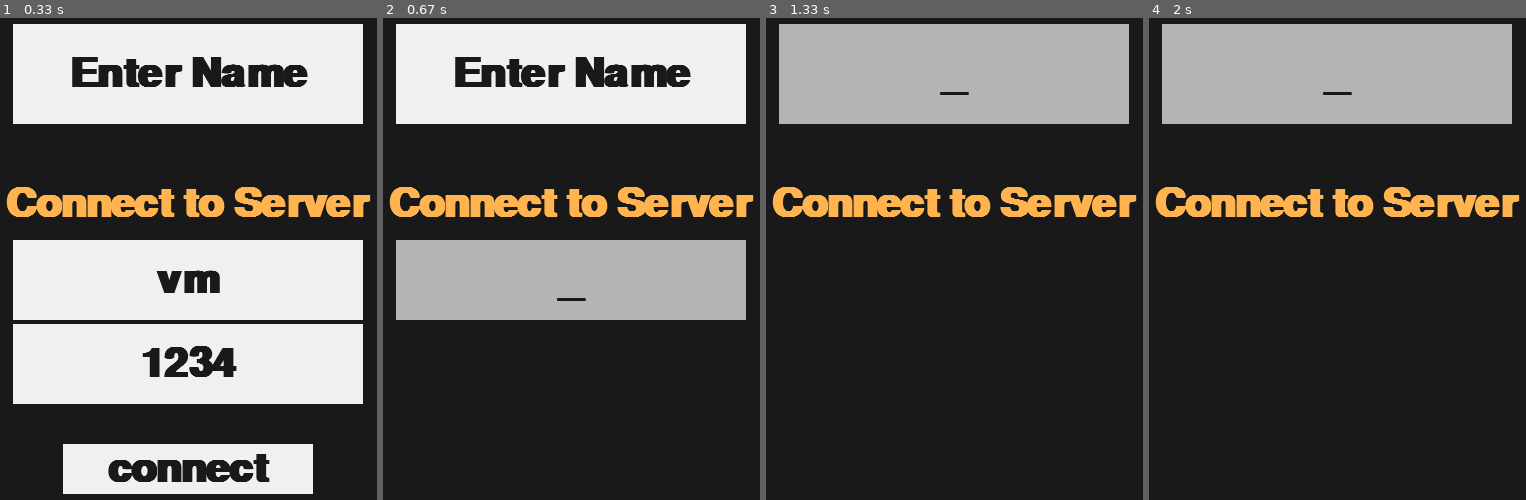
Above: before the commit, frames 1-4 (left to right).
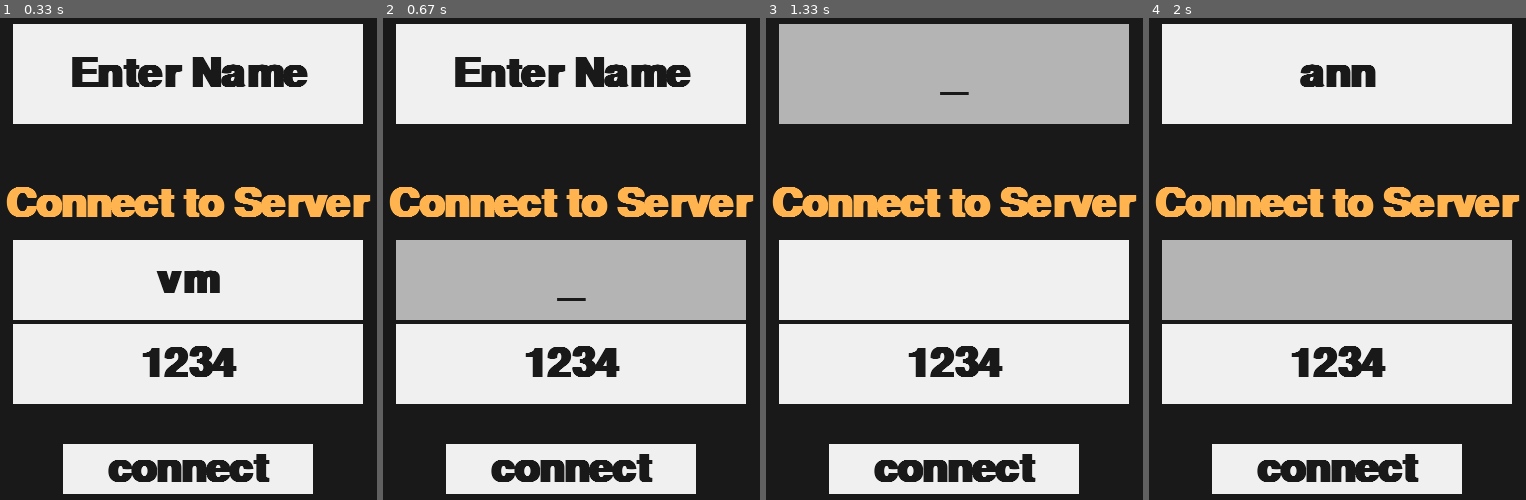
Above: after the commit, the same moments.

Repository: BLSchaf/small__projects
Game: pygame game, started from chat/chat.py
The game is run twice, just before and just after one commit, with the same random seed, the same clock (stepped at 60 frames per second) and the same inputs.
Inputs (mouse positions are in pixels of both pictures, inside the frame that each line leads up to):
- Up to frame 1 (0.33 s): no input
- Up to frame 2 (0.67 s): press the mouse at (571, 278) at 0.37 s; move the mouse to (499, 340) at 0.47 s; release the mouse at (432, 403) at 0.6 s
- Up to frame 3 (1.33 s): tap Enter at 0.67 s; press the mouse at (954, 75) at 1.03 s; move the mouse to (916, 283) at 1.13 s; release the mouse at (879, 490) at 1.27 s
- Up to frame 4 (2 s): type "an" at 1.33 s; type "n" at 1.67 s; press the mouse at (1337, 75) at 1.87 s; tap Enter at 1.87 s; move the mouse to (1329, 278) at 1.97 s

Frame 1 is identical in both runs. In frame 2, 20% of the frame differs, in the area x 3-97%, y 63-99%; in frame 3, 35%; in frame 4, 55%, in the area x 3-97%, y 1-99%.

Commit message:
Add files via upload

Diff:
--- a/chat/chat.py
+++ b/chat/chat.py
@@ -2,6 +2,7 @@
 import sys
 import os
 import socket
+import errno
 
 
 # Socket Stuff
@@ -44,40 +45,46 @@
                and self.y <= mouse[1] <= self.y + self.h
 
 
-    def render_font(self):
+    def render_font(self, align):
         self.label = self.font.render(self.msg, 1, (25,25,25))
         self.label_rect = self.label.get_rect()
-        self.label_rect.center = ((self.x+(self.w//2)),
-                                  (self.y+(self.h//2)))
+        if not align:
+            self.label_rect.center = ((self.x+(self.w//2)),
+                                      (self.y+(self.h//2)))
+        if align == 'left':
+            self.label_rect.midleft = (self.x+20,
+                                      (self.y+(self.h//2)))
 
         self.window.blit(self.label, self.label_rect)
 
 
-    def draw(self):
+    def draw(self, align=None):
         if self.check():
             pygame.draw.rect(self.window, self.ac, self.rect)
         else:
             pygame.draw.rect(self.window, self.ic, self.rect)
 
-        self.render_font()
-
-
-    def draw_clicked(self):
+        self.render_font(align)
+
+
+    def draw_clicked(self, align=None):
         pygame.draw.rect(self.window, self.ac,
-                             (self.x, self.y, self.w, self.h))
-        self.render_font()
+                         (self.x, self.y, self.w, self.h))
+
+        self.render_font(align)
 
 
     def is_clicked(self, action=None, args=None):
-        if self.check() and pygame.mouse.get_pressed()[0] == 1:
+        if self.check():
             if args:
                 action(*args)
             else:
                 action()
-
-
-
-def typing(button, limit=280):
+            return True
+
+
+
+def typing(button, align=None, limit=280):
     typing = True
     message = ''
 
@@ -101,7 +108,7 @@
                         message += event.unicode
 
             button.msg = message + '_'
-            button.draw_clicked()
+            button.draw_clicked(align)
             pygame.display.update(button.rect)
 
 
@@ -114,10 +121,13 @@
 
         username_header = f'{len(username):<{HEADERSIZE}}'.encode('utf-8')
         client_socket.send(username_header + username.encode('utf-8'))
-        chat(client_socket)
+        print('Successfully Connected...')
 
     except:
         print('Connection failed!')
+        return None
+
+    chat(client_socket)
 
 
 def menu():
@@ -161,6 +171,12 @@
 
 
         # Buttons n stuff ----------------------------------------- #
+        username_button.draw()
+        ip_button.draw()
+        port_button.draw()
+        connect_button.draw()
+
+        # Events n stuff ------------------------------------------ #
         for event in pygame.event.get():
             if event.type == pygame.QUIT:
                 pygame.quit()
@@ -173,26 +189,14 @@
 
 
 
-        username_button.draw()
-        username_button.is_clicked(action=typing, args=(username_button, 20))
-
-        ip_button.draw()
-        ip_button.is_clicked(action=typing, args=(ip_button, 12))
-
-        port_button.draw()
-        port_button.is_clicked(action=typing, args=(port_button, 6))
-
-        connect_button.draw()
-        connect_button.is_clicked(action=connect_to_chat, args=(username_button.msg,
-                                                                ip_button.msg,
-                                                                port_button.msg))
-
-
-
-
-
-
-
+            if event.type == pygame.MOUSEBUTTONDOWN:
+                if event.button == 1:
+                    username_button.is_clicked(action=typing, args=(username_button, None, 20))
+                    ip_button.is_clicked(action=typing, args=(ip_button, None, 12))
+                    port_button.is_clicked(action=typing, args=(port_button, None, 6))
+                    connect_button.is_clicked(action=connect_to_chat, args=(username_button.msg,
+                                                                            ip_button.msg,
+                                                                            port_button.msg))
 
         ##menu_label = menu_font.render('Some Menu Title', False, (0,0,0))
 
@@ -202,9 +206,18 @@
 
 
 def chat(client_socket):
+    message_button = Button(WINDOW,
+                            '>',
+                            menu_font,
+                            50,int(HEIGHT*.8),WIDTH-100,100,
+                            (180,180,180),(240,240,240),
+                            )
+
     run = True
     while run:
         WINDOW.fill((25,25,25))
+        message_button.draw('left')
+        pygame.display.update()
 
         for event in pygame.event.get():
             if event.type == pygame.QUIT:
@@ -216,7 +229,52 @@
                     run = False
                     client_socket.close()
 
-        pygame.display.update()
+            # Type and send message
+
+            if event.type == pygame.MOUSEBUTTONDOWN:
+                if event.button == 1:
+                    message = message_button.is_clicked(action=typing,
+                                                        args=(message_button, 'left'))
+
+                    ''' send things to server'''
+                    if message:
+                        message = message_button.msg.encode('utf-8')
+                        message_header = f'{len(message):<{HEADERSIZE}}'.encode('utf-8')
+                        client_socket.send(message_header + message)
+                        message_button.msg = '>'
+
+        if run:
+            try:
+                ''' receive things from server '''
+                # server sends to user
+                sender_header = client_socket.recv(HEADERSIZE)
+                if not sender_header: #when?
+                    print('Connection closed by the server')
+                    sys.exit()
+
+                sender_length = int(sender_header.decode('utf-8').strip())
+                sender = client_socket.recv(sender_length).decode('utf-8')
+
+                message_header = client_socket.recv(HEADERSIZE)
+                message_length = int(message_header.decode('utf-8').strip())
+                message = client_socket.recv(message_length).decode('utf-8')
+
+                print(f'{sender} > {message}')
+
+
+            except IOError as e:
+                if e.errno != errno.EAGAIN and e.errno != errno.EWOULDBLOCK:
+                    # above errors: when there are no more messages to receive
+                    # if not one of these:
+                    print('Reading Error', str(e))
+                    sys.exit()
+
+
+            except Exception as e:
+                print('General Error', str(e))
+                sys.exit()
+
+
         main_clock.tick(FPS)
 
 
